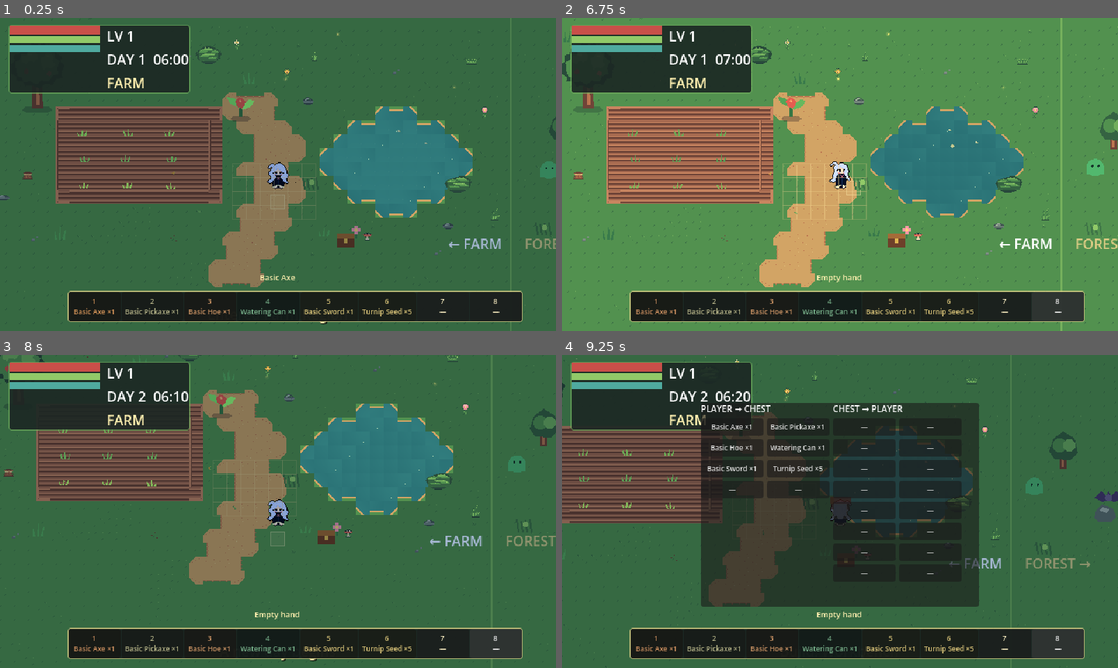
Above: before the commit, frames 1-4 (two rows, left to right).
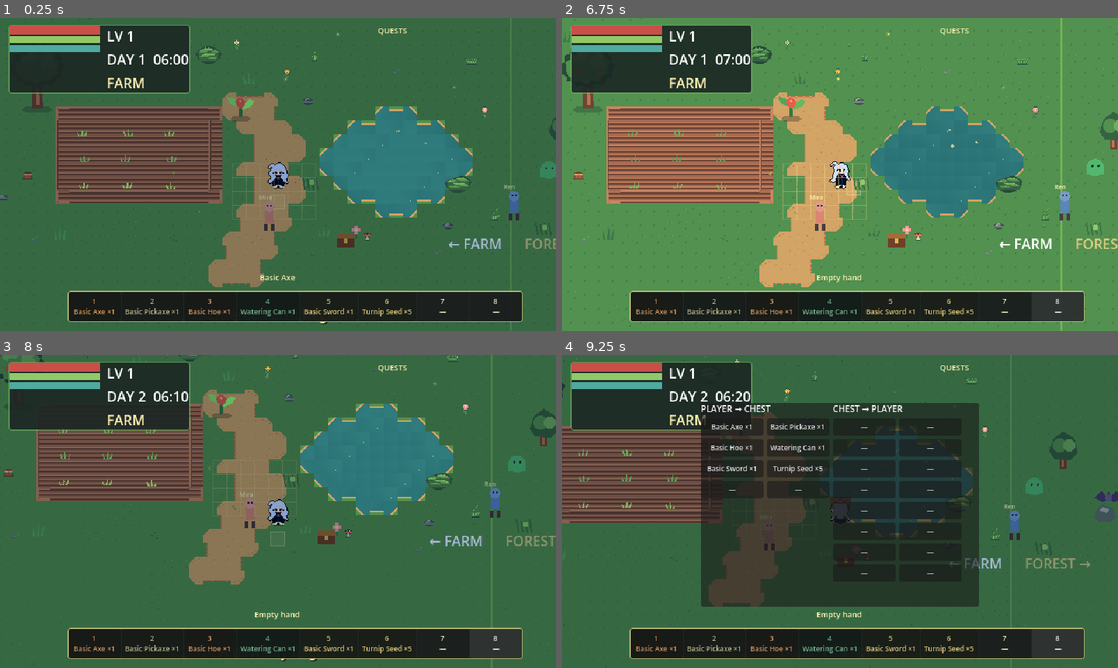
Above: after the commit, the same moments.

Repository: WatashiRain/TinyFarm
Game: Godot game, scene res://scenes/world/main_world.tscn
Same seed, same stepped clock (60 frames per second), same inputs: the game is played once before the commit and once after it.
Inputs:
- Up to frame 1 (0.25 s): no input
- Up to frame 2 (6.75 s): click "1 Basic Axe ×1" at 0.5 s; click "2 Basic Pickaxe ×1" at 1.25 s; click "3 Basic Hoe ×1" at 2 s; click "4 Watering Can ×1" at 2.75 s; click "5 Basic Sword ×1" at 3.5 s; click "6 Turnip Seed ×5" at 4.25 s; click "7 —" at 5 s; click "8 —" at 5.75 s; tap Enter at 6.5 s; hold D (move_right) from 6.53 s (still down); hold F (interact) from 6.53 s (still down)
- Up to frame 3 (8 s): tap Space (use_tool) at 7.25 s; release D (move_right) at 7.28 s; release F (interact) at 7.28 s; hold S (move_down) from 7.28 s (still down); tap F6 (advance_day) at 7.35 s; tap F (interact) at 7.55 s
- Up to frame 4 (9.25 s): release S (move_down) at 8.03 s; hold D (move_right) 8.03-8.78 s; hold X (attack) 8.03-8.78 s; tap F (interact) at 8.3, 9.05 s; hold W (move_up) from 8.78 s (still down); tap B (build_mode) at 8.85 s

The runs differ from the first frame. In frame 1, 0.3% of the frame differs, in the area x 46-94%, y 3-68%; in frame 2, 0.4%, in the area x 44-92%, y 3-68%; in frame 3, 0.3%; in frame 4, 0.2%.

Commit message:
add npc dialogue quests and shop

Diff:
--- /dev/null
+++ b/resources/quests/craft_workbench.tres
@@ -0,0 +1,11 @@
+[gd_resource type="Resource" script_class="QuestData" load_steps=2 format=3]
+[ext_resource type="Script" path="res://scripts/data/quest_data.gd" id="1"]
+[resource]
+script = ExtResource("1")
+id = &"craft_workbench"
+title = "Craft a Workbench"
+description = "Build the heart of a maker's workshop."
+objective = 2
+target_id = &"workbench"
+required_amount = 1
+gold_reward = 40
--- /dev/null
+++ b/resources/quests/defeat_slimes.tres
@@ -0,0 +1,11 @@
+[gd_resource type="Resource" script_class="QuestData" load_steps=2 format=3]
+[ext_resource type="Script" path="res://scripts/data/quest_data.gd" id="1"]
+[resource]
+script = ExtResource("1")
+id = &"defeat_slimes"
+title = "Defeat 3 Slimes"
+description = "Thin the slimes near the forest path."
+objective = 1
+target_id = &"slime"
+required_amount = 3
+gold_reward = 45
--- /dev/null
+++ b/resources/quests/gather_wood.tres
@@ -0,0 +1,11 @@
+[gd_resource type="Resource" script_class="QuestData" load_steps=2 format=3]
+[ext_resource type="Script" path="res://scripts/data/quest_data.gd" id="1"]
+[resource]
+script = ExtResource("1")
+id = &"gather_wood"
+title = "Gather 10 Wood"
+description = "Mira needs timber for farm repairs."
+objective = 0
+target_id = &"wood"
+required_amount = 10
+gold_reward = 30
--- /dev/null
+++ b/scenes/npc/npc.tscn
@@ -0,0 +1,11 @@
+[gd_scene load_steps=3 format=3]
+[ext_resource type="Script" path="res://scripts/npc/npc.gd" id="1"]
+[sub_resource type="RectangleShape2D" id="1_shape"]
+size = Vector2(12, 10)
+[node name="NPC" type="StaticBody2D"]
+collision_layer = 1
+collision_mask = 0
+script = ExtResource("1")
+[node name="CollisionShape2D" type="CollisionShape2D" parent="."]
+position = Vector2(0, -3)
+shape = SubResource("1_shape")
--- /dev/null
+++ b/scenes/ui/dialogue_ui.tscn
@@ -0,0 +1,40 @@
+[gd_scene load_steps=2 format=3]
+[ext_resource type="Script" path="res://scripts/ui/dialogue_ui.gd" id="1"]
+[node name="DialogueUI" type="CanvasLayer"]
+layer = 50
+script = ExtResource("1")
+[node name="Panel" type="PanelContainer" parent="."]
+visible = false
+offset_left = 55.0
+offset_top = 245.0
+offset_right = 585.0
+offset_bottom = 350.0
+[node name="Margin" type="MarginContainer" parent="Panel"]
+layout_mode = 2
+theme_override_constants/margin_left = 10
+theme_override_constants/margin_top = 7
+theme_override_constants/margin_right = 10
+theme_override_constants/margin_bottom = 7
+[node name="Content" type="VBoxContainer" parent="Panel/Margin"]
+layout_mode = 2
+[node name="Speaker" type="Label" parent="Panel/Margin/Content"]
+layout_mode = 2
+theme_override_font_sizes/font_size = 11
+text = "Mira"
+[node name="Text" type="Label" parent="Panel/Margin/Content"]
+layout_mode = 2
+size_flags_vertical = 3
+theme_override_font_sizes/font_size = 9
+text = "Dialogue"
+autowrap_mode = 2
+[node name="Buttons" type="HBoxContainer" parent="Panel/Margin/Content"]
+layout_mode = 2
+alignment = 2
+[node name="Next" type="Button" parent="Panel/Margin/Content/Buttons"]
+layout_mode = 2
+theme_override_font_sizes/font_size = 9
+text = "Next"
+[node name="Close" type="Button" parent="Panel/Margin/Content/Buttons"]
+layout_mode = 2
+theme_override_font_sizes/font_size = 9
+text = "Close"
--- /dev/null
+++ b/scenes/ui/quest_system.tscn
@@ -0,0 +1,4 @@
+[gd_scene load_steps=2 format=3]
+[ext_resource type="Script" path="res://scripts/quests/quest_system.gd" id="1"]
+[node name="QuestSystem" type="Node"]
+script = ExtResource("1")
--- /dev/null
+++ b/scenes/ui/shop_ui.tscn
@@ -0,0 +1,41 @@
+[gd_scene load_steps=2 format=3]
+[ext_resource type="Script" path="res://scripts/economy/shop_ui.gd" id="1"]
+[node name="ShopUI" type="CanvasLayer"]
+layer = 48
+script = ExtResource("1")
+[node name="Panel" type="PanelContainer" parent="."]
+visible = false
+offset_left = 420.0
+offset_top = 72.0
+offset_right = 625.0
+offset_bottom = 285.0
+[node name="Margin" type="MarginContainer" parent="Panel"]
+layout_mode = 2
+theme_override_constants/margin_left = 8
+theme_override_constants/margin_top = 8
+theme_override_constants/margin_right = 8
+theme_override_constants/margin_bottom = 8
+[node name="List" type="VBoxContainer" parent="Panel/Margin"]
+layout_mode = 2
+theme_override_font_sizes/font_size = 9
+[node name="Title" type="Label" parent="Panel/Margin/List"]
+layout_mode = 2
+text = "REN'S SHOP"
+[node name="Gold" type="Label" parent="Panel/Margin/List"]
+layout_mode = 2
+text = "GOLD 100"
+[node name="BuySeed" type="Button" parent="Panel/Margin/List"]
+layout_mode = 2
+text = "Buy Turnip Seed — 5G"
+[node name="SellTurnip" type="Button" parent="Panel/Margin/List"]
+layout_mode = 2
+text = "Sell Turnip"
+[node name="SellWood" type="Button" parent="Panel/Margin/List"]
+layout_mode = 2
+text = "Sell Wood"
+[node name="SellStone" type="Button" parent="Panel/Margin/List"]
+layout_mode = 2
+text = "Sell Stone"
+[node name="Close" type="Button" parent="Panel/Margin/List"]
+layout_mode = 2
+text = "Close"
--- a/scenes/world/main_world.tscn
+++ b/scenes/world/main_world.tscn
@@ -14,6 +14,10 @@
 [ext_resource type="Resource" path="res://resources/monsters/slime.tres" id="12_slime"]
 [ext_resource type="Resource" path="res://resources/monsters/bat.tres" id="13_bat"]
 [ext_resource type="Resource" path="res://resources/monsters/spirit.tres" id="14_spirit"]
+[ext_resource type="PackedScene" path="res://scenes/npc/npc.tscn" id="15_npc"]
+[ext_resource type="PackedScene" path="res://scenes/ui/dialogue_ui.tscn" id="16_dialogue"]
+[ext_resource type="PackedScene" path="res://scenes/ui/shop_ui.tscn" id="17_shop"]
+[ext_resource type="PackedScene" path="res://scenes/ui/quest_system.tscn" id="18_quests"]
 
 [node name="MainWorld" type="Node2D"]
 script = ExtResource("1_world")
@@ -103,10 +107,28 @@
 position = Vector2(752, 322)
 data = ExtResource("14_spirit")
 
+[node name="NPCs" type="Node2D" parent="."]
+y_sort_enabled = true
+
+[node name="Mira" parent="NPCs" instance=ExtResource("15_npc")]
+position = Vector2(342, 314)
+
+[node name="Ren" parent="NPCs" instance=ExtResource("15_npc")]
+position = Vector2(624, 302)
+npc_name = "Ren"
+role = &"ren"
+placeholder_color = Color(0.36, 0.52, 0.72, 1)
+
 [node name="GameplayHUD" parent="." instance=ExtResource("3_hud")]
 
 [node name="InventoryUI" parent="." instance=ExtResource("4_inventory")]
 
 [node name="CraftingUI" parent="." instance=ExtResource("8_crafting")]
 
+[node name="QuestSystem" parent="." instance=ExtResource("18_quests")]
+
+[node name="DialogueUI" parent="." instance=ExtResource("16_dialogue")]
+
+[node name="ShopUI" parent="." instance=ExtResource("17_shop")]
+
 [editable path="PlaygroundBase"]
--- a/scripts/autoload/game_state.gd
+++ b/scripts/autoload/game_state.gd
@@ -5,6 +5,8 @@
 signal gold_changed(current: int)
 signal notification_requested(message: String)
 signal hotbar_changed(selected: int)
+signal monster_defeated(monster_id: StringName)
+signal item_crafted(item_id: StringName, quantity: int)
 
 var current_region: StringName = &"farm"
 var player_position := Vector2(352, 270)
--- a/scripts/crafting/crafting_ui.gd
+++ b/scripts/crafting/crafting_ui.gd
@@ -40,6 +40,7 @@
 		GameState.inventory.remove_item(StringName(ingredient), int(recipe.ingredients[ingredient]))
 	GameState.notify("Crafted %s" % output.display_name)
 	item_crafted.emit(output.id, recipe.output_quantity)
+	GameState.item_crafted.emit(output.id, recipe.output_quantity)
 	return true
 
 
--- /dev/null
+++ b/scripts/data/quest_data.gd
@@ -0,0 +1,12 @@
+class_name QuestData
+extends Resource
+
+enum Objective { COLLECT_ITEM, DEFEAT_MONSTER, CRAFT_ITEM }
+
+@export var id: StringName
+@export var title: String
+@export_multiline var description: String
+@export var objective: Objective
+@export var target_id: StringName
+@export var required_amount: int = 1
+@export var gold_reward: int = 25
--- /dev/null
+++ b/scripts/economy/shop_ui.gd
@@ -0,0 +1,51 @@
+class_name ShopUI
+extends CanvasLayer
+
+@onready var panel: PanelContainer = $Panel
+@onready var gold_label: Label = $Panel/Margin/List/Gold
+
+
+func _ready() -> void:
+	add_to_group("shop_ui")
+	GameState.gold_changed.connect(_refresh)
+	GameState.inventory.changed.connect(_refresh)
+	$Panel/Margin/List/BuySeed.pressed.connect(buy_turnip_seed)
+	$Panel/Margin/List/SellTurnip.pressed.connect(sell.bind(&"turnip"))
+	$Panel/Margin/List/SellWood.pressed.connect(sell.bind(&"wood"))
+	$Panel/Margin/List/SellStone.pressed.connect(sell.bind(&"stone"))
+	$Panel/Margin/List/Close.pressed.connect(func() -> void: panel.visible = false)
+	_refresh()
+
+
+func open() -> void:
+	panel.visible = true
+	_refresh()
+
+
+func buy_turnip_seed() -> bool:
+	if not GameState.spend_gold(5):
+		GameState.notify("Not enough Gold")
+		return false
+	if GameState.inventory.add_item(GameState.get_item(&"turnip_seed"), 1) > 0:
+		GameState.add_gold(5)
+		return false
+	GameState.notify("Bought Turnip Seed")
+	return true
+
+
+func sell(item_id: StringName) -> bool:
+	if not GameState.inventory.remove_item(item_id, 1):
+		GameState.notify("Nothing to sell")
+		return false
+	var value := GameState.get_item(item_id).sell_value
+	GameState.add_gold(value)
+	GameState.notify("Sold %s +%d Gold" % [GameState.get_item(item_id).display_name, value])
+	return true
+
+
+func _refresh(_current_gold: int = -1) -> void:
+	if gold_label == null: return
+	gold_label.text = "GOLD  %d" % GameState.gold
+	$Panel/Margin/List/SellTurnip.text = "Sell Turnip (%d)" % GameState.inventory.count_item(&"turnip")
+	$Panel/Margin/List/SellWood.text = "Sell Wood (%d)" % GameState.inventory.count_item(&"wood")
+	$Panel/Margin/List/SellStone.text = "Sell Stone (%d)" % GameState.inventory.count_item(&"stone")
--- a/scripts/monsters/monster.gd
+++ b/scripts/monsters/monster.gd
@@ -66,6 +66,7 @@
 
 func _die() -> void:
 	GameState.player_stats.add_experience(data.xp_reward)
+	GameState.monster_defeated.emit(data.id)
 	var drop: WorldDrop = DROP_SCENE.instantiate()
 	get_tree().current_scene.add_child(drop)
 	drop.global_position = global_position
--- /dev/null
+++ b/scripts/npc/npc.gd
@@ -0,0 +1,43 @@
+class_name TinyFarmNPC
+extends StaticBody2D
+
+@export var npc_name := "Mira"
+@export var role: StringName = &"mira"
+@export var placeholder_color := Color("#d98672")
+
+
+func _ready() -> void:
+	add_to_group("npcs")
+	queue_redraw()
+
+
+func _unhandled_input(event: InputEvent) -> void:
+	if not event.is_action_pressed("interact"): return
+	var player := get_tree().get_first_node_in_group("player") as PlayerController
+	if player == null or player.global_position.distance_to(global_position) > 32.0: return
+	var dialogue := get_tree().get_first_node_in_group("dialogue_ui") as DialogueUI
+	if role == &"mira":
+		dialogue.open(npc_name, ["Welcome to the farm, Chun.", "Could you gather 10 Wood for our repairs?"], _mira_finished)
+	else:
+		dialogue.open(npc_name, ["Good tools begin with good materials.", "Bring me your crops and supplies whenever you want to trade."], _ren_finished)
+
+
+func _mira_finished() -> void:
+	var quests := get_tree().get_first_node_in_group("quest_system") as QuestSystem
+	quests.start_quest(&"gather_wood")
+	quests.start_quest(&"defeat_slimes")
+
+
+func _ren_finished() -> void:
+	var quests := get_tree().get_first_node_in_group("quest_system") as QuestSystem
+	quests.start_quest(&"craft_workbench")
+	(get_tree().get_first_node_in_group("shop_ui") as ShopUI).open()
+
+
+func _draw() -> void:
+	draw_rect(Rect2(-5, -18, 10, 14), placeholder_color, true)
+	draw_circle(Vector2(0, -23), 6, placeholder_color.lightened(0.18))
+	draw_rect(Rect2(-6, -3, 4, 8), Color("#4a3b42"), true)
+	draw_rect(Rect2(2, -3, 4, 8), Color("#4a3b42"), true)
+	draw_circle(Vector2(-2, -24), 1, Color("#243833")); draw_circle(Vector2(2, -24), 1, Color("#243833"))
+	draw_string(ThemeDB.fallback_font, Vector2(-12, -31), npc_name, HORIZONTAL_ALIGNMENT_LEFT, -1, 7, Color("#fff0b0"))
--- /dev/null
+++ b/scripts/quests/quest_system.gd
@@ -0,0 +1,76 @@
+class_name QuestSystem
+extends Node
+
+signal quest_updated(quest_id: StringName)
+signal quest_completed(quest_id: StringName)
+
+var quests: Dictionary = {}
+var tracker: Label
+const QUEST_PATHS := ["res://resources/quests/gather_wood.tres", "res://resources/quests/defeat_slimes.tres", "res://resources/quests/craft_workbench.tres"]
+
+
+func _ready() -> void:
+	add_to_group("quest_system")
+	for path: String in QUEST_PATHS:
+		var quest: QuestData = load(path); quests[quest.id] = quest
+	GameState.inventory.item_added.connect(_on_item_added)
+	GameState.monster_defeated.connect(_on_monster_defeated)
+	GameState.item_crafted.connect(_on_item_crafted)
+	_build_tracker()
+	_refresh()
+
+
+func start_quest(id: StringName) -> bool:
+	var key := String(id)
+	if GameState.quest_state.has(key): return false
+	GameState.quest_state[key] = {"status": "active", "progress": 0}
+	var quest: QuestData = quests[id]
+	if quest.objective == QuestData.Objective.COLLECT_ITEM:
+		GameState.quest_state[key]["progress"] = mini(GameState.inventory.count_item(quest.target_id), quest.required_amount)
+	GameState.notify("Quest accepted: %s" % quest.title)
+	_check_complete(id)
+	_refresh()
+	return true
+
+
+func _progress(objective: QuestData.Objective, target: StringName, amount: int) -> void:
+	for id: StringName in quests:
+		var quest: QuestData = quests[id]
+		var state: Dictionary = GameState.quest_state.get(String(id), {})
+		if state.get("status", "") != "active" or quest.objective != objective or quest.target_id != target: continue
+		state["progress"] = mini(int(state.get("progress", 0)) + amount, quest.required_amount)
+		GameState.quest_state[String(id)] = state
+		quest_updated.emit(id)
+		_check_complete(id)
+	_refresh()
+
+
+func _check_complete(id: StringName) -> void:
+	var quest: QuestData = quests[id]
+	var state: Dictionary = GameState.quest_state.get(String(id), {})
+	if state.get("status", "") == "active" and int(state.get("progress", 0)) >= quest.required_amount:
+		state["status"] = "complete"
+		GameState.quest_state[String(id)] = state
+		GameState.add_gold(quest.gold_reward)
+		GameState.notify("Quest complete: %s (+%d Gold)" % [quest.title, quest.gold_reward])
+		quest_completed.emit(id)
+
+
+func _on_item_added(id: StringName, amount: int) -> void: _progress(QuestData.Objective.COLLECT_ITEM, id, amount)
+func _on_monster_defeated(id: StringName) -> void: _progress(QuestData.Objective.DEFEAT_MONSTER, id, 1)
+func _on_item_crafted(id: StringName, amount: int) -> void: _progress(QuestData.Objective.CRAFT_ITEM, id, amount)
+
+
+func _build_tracker() -> void:
+	var layer := CanvasLayer.new(); layer.layer = 32; add_child(layer)
+	tracker = Label.new(); tracker.position = Vector2(435, 8); tracker.custom_minimum_size = Vector2(195, 52); tracker.add_theme_font_size_override("font_size", 9); tracker.add_theme_color_override("font_color", Color("#fff0b0")); layer.add_child(tracker)
+
+
+func _refresh() -> void:
+	if tracker == null: return
+	var lines: Array[String] = ["QUESTS"]
+	for id: StringName in quests:
+		var state: Dictionary = GameState.quest_state.get(String(id), {})
+		if state.get("status", "") == "active":
+			var quest: QuestData = quests[id]; lines.append("%s  %d/%d" % [quest.title, int(state.get("progress", 0)), quest.required_amount])
+	tracker.text = "\n".join(lines)
--- /dev/null
+++ b/scripts/ui/dialogue_ui.gd
@@ -0,0 +1,40 @@
+class_name DialogueUI
+extends CanvasLayer
+
+@onready var panel: PanelContainer = $Panel
+@onready var speaker_label: Label = $Panel/Margin/Content/Speaker
+@onready var text_label: Label = $Panel/Margin/Content/Text
+var lines: Array[String] = []
+var index := 0
+var finished_callback: Callable
+
+
+func _ready() -> void:
+	add_to_group("dialogue_ui")
+	$Panel/Margin/Content/Buttons/Next.pressed.connect(next)
+	$Panel/Margin/Content/Buttons/Close.pressed.connect(close)
+
+
+func open(speaker: String, dialogue: Array[String], callback := Callable()) -> void:
+	speaker_label.text = speaker
+	lines = dialogue
+	index = 0
+	finished_callback = callback
+	panel.visible = true
+	_show_line()
+
+
+func next() -> void:
+	index += 1
+	if index >= lines.size(): close()
+	else: _show_line()
+
+
+func close() -> void:
+	panel.visible = false
+	if finished_callback.is_valid(): finished_callback.call()
+	finished_callback = Callable()
+
+
+func _show_line() -> void:
+	text_label.text = lines[index] if index < lines.size() else ""
Not shown: 1 places in scenes/world/main_world.tscn that only renumber resources
Not shown, added: scripts/data/quest_data.gd.uid
Not shown, added: scripts/economy/shop_ui.gd.uid
Not shown, added: scripts/npc/npc.gd.uid
Not shown, added: scripts/quests/quest_system.gd.uid
Not shown, added: scripts/ui/dialogue_ui.gd.uid
